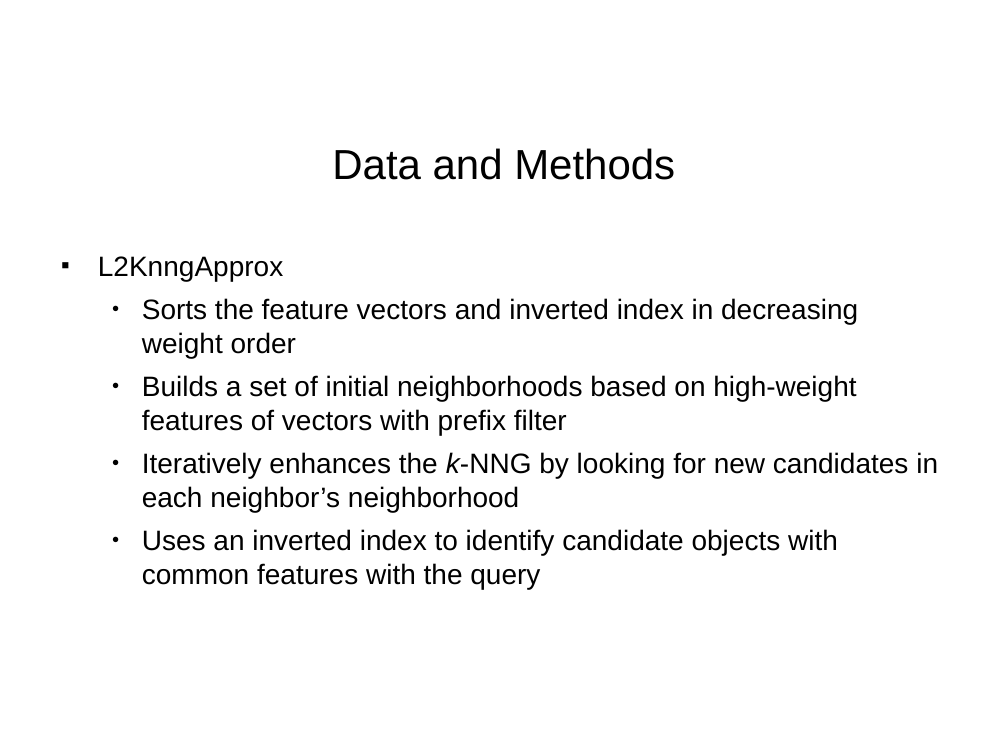
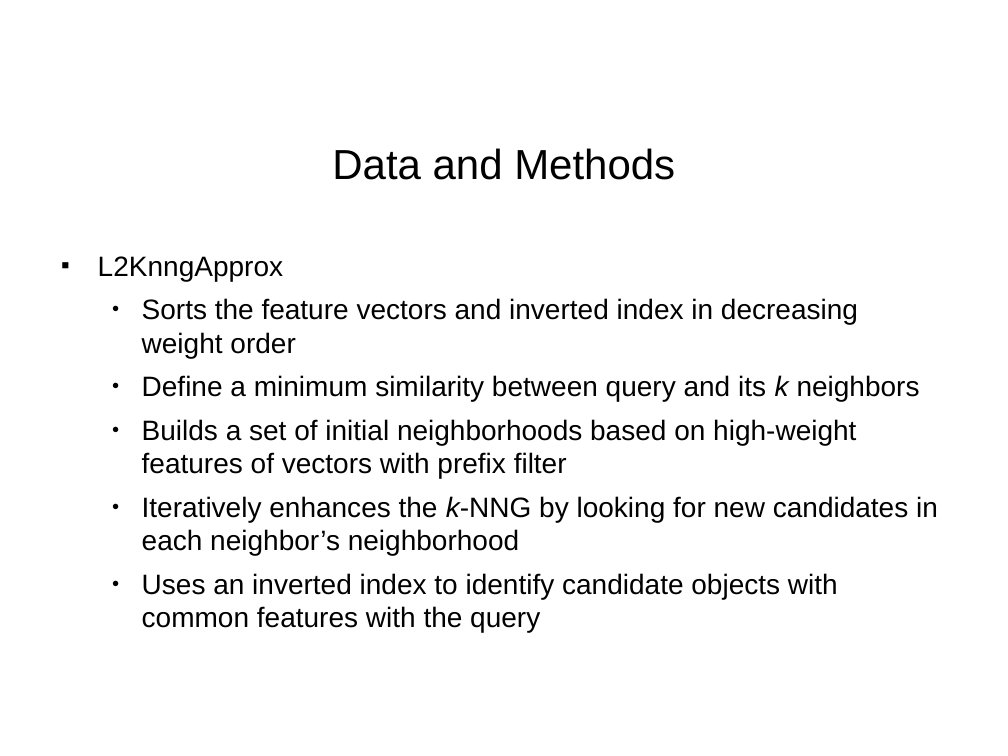
Before and after one commit to paulohq/apresentacao-L2KNNG, a slide deck: slide 10 of apresentacao-L2KNNG.ppt. Drawn at 1008x756 pixels with LibreOffice and Linux fonts; fonts in the diff are those of the drawing; background and template pictures are left out. Boxes give left, top, right and bottom in pixels: in the first picture for what was removed or moved away, otherwise in the second. Text is boxed around its words. In the diff, an @@ line names an element or a change of style, - is before the commit and + after.

```diff
--- a/apresentacao-L2KNNG.ppt
+++ b/apresentacao-L2KNNG.ppt
@@ text at box(142, 375, 920, 401): paragraph added @@
+  ● Define a minimum similarity between query and its k neighbors
```
Also in this commit, not shown: 4 other slides changed.
